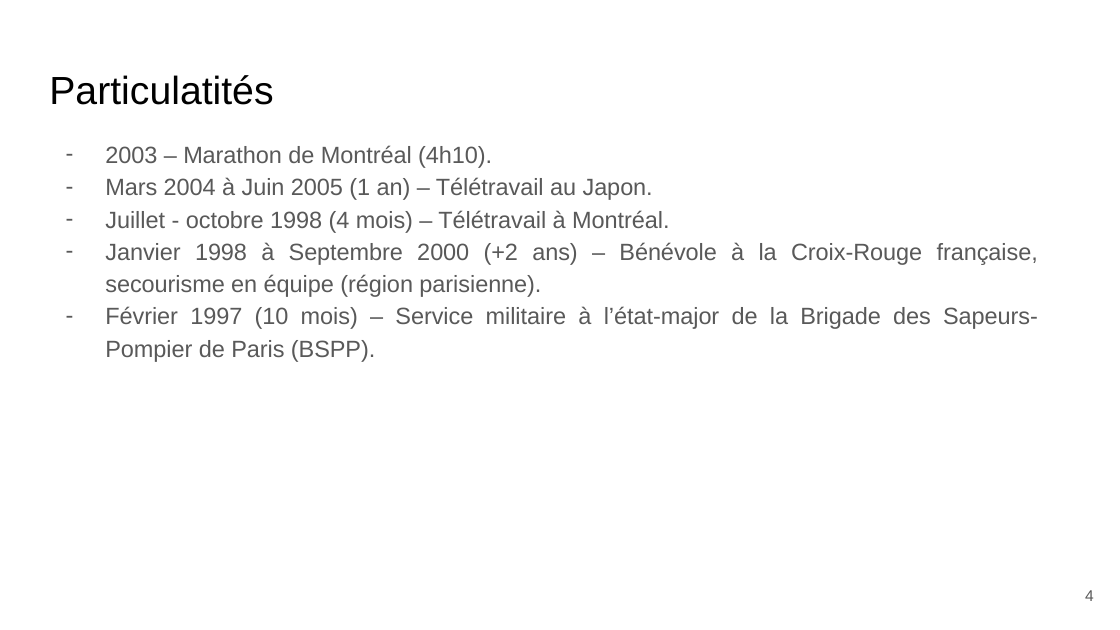
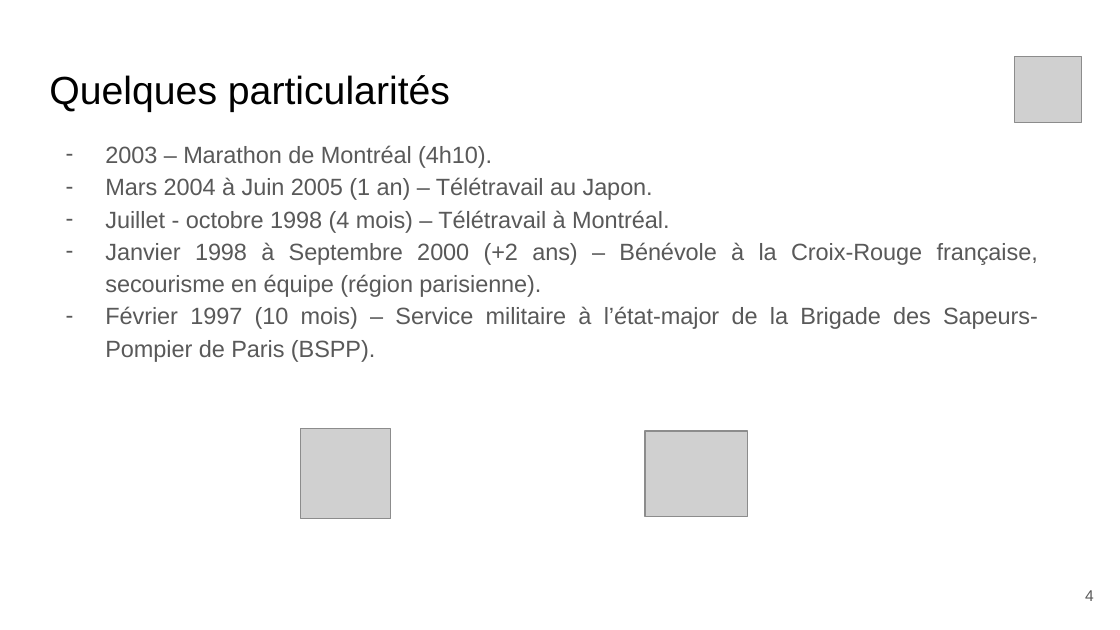
Before and after one commit to vince7lf/vince7lf.github.io, a slide deck: slide 4 of assets/Presentation CV Vincent Le Falher.pptx. Drawn at 1120x630 pixels with LibreOffice and Linux fonts; fonts in the diff are those of the drawing; grey boxes stand for pictures. Boxes give left, top, right and bottom in pixels: in the first picture for what was removed or moved away, otherwise in the second. Text is boxed around its words. In the diff, an @@ line names an element or a change of style, - is before the commit and + after.

```diff
--- a/assets/Presentation CV Vincent Le Falher.pptx
+++ b/assets/Presentation CV Vincent Le Falher.pptx
@@ picture added at (1015,57,1082,123) @@
@@ title at (49,75,450,112): text changed @@
-Particulatités
+Quelques particularités
@@ picture added at (300,429,390,519) @@
@@ picture added at (645,431,748,516) @@
```
Also in this commit, not shown: 10 other slides changed, 1 slide added, 1 other file.
